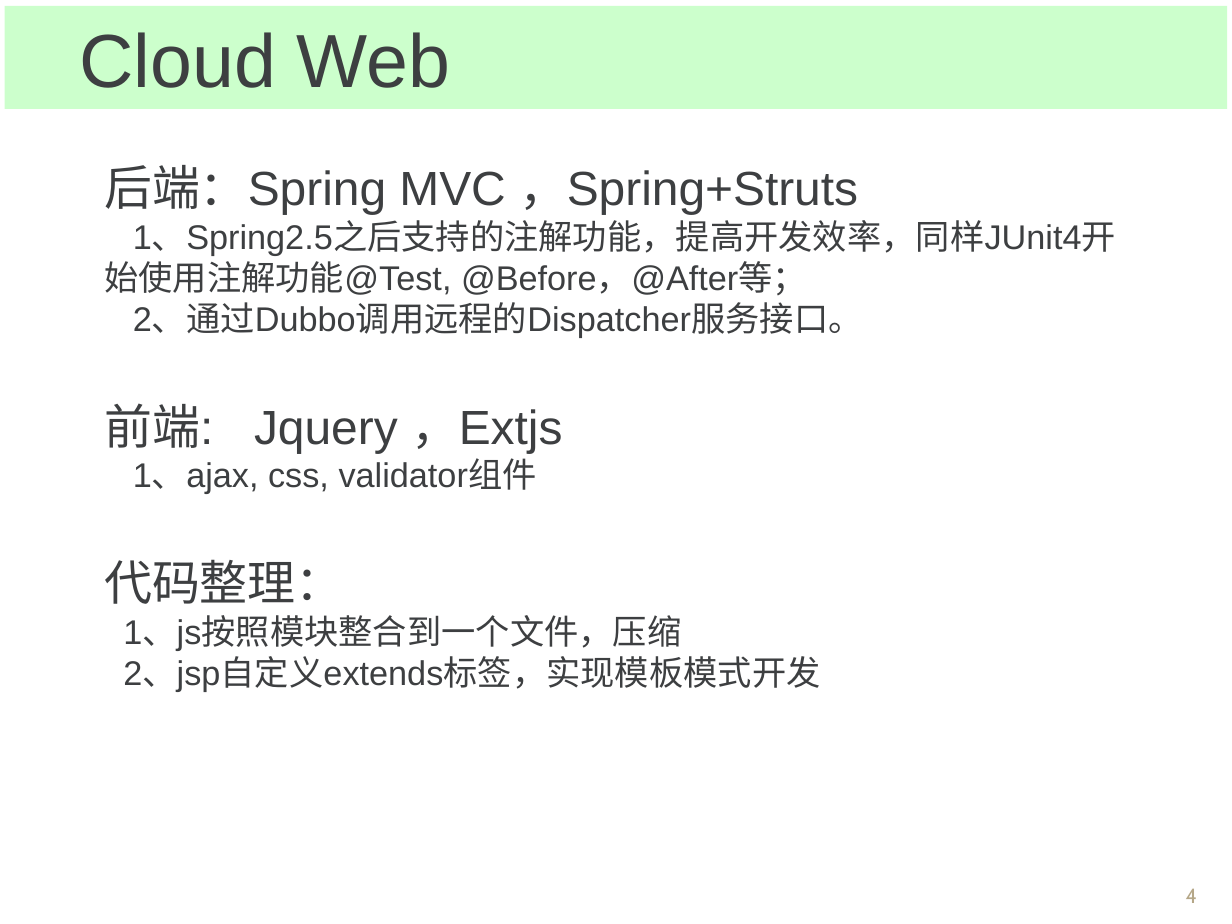
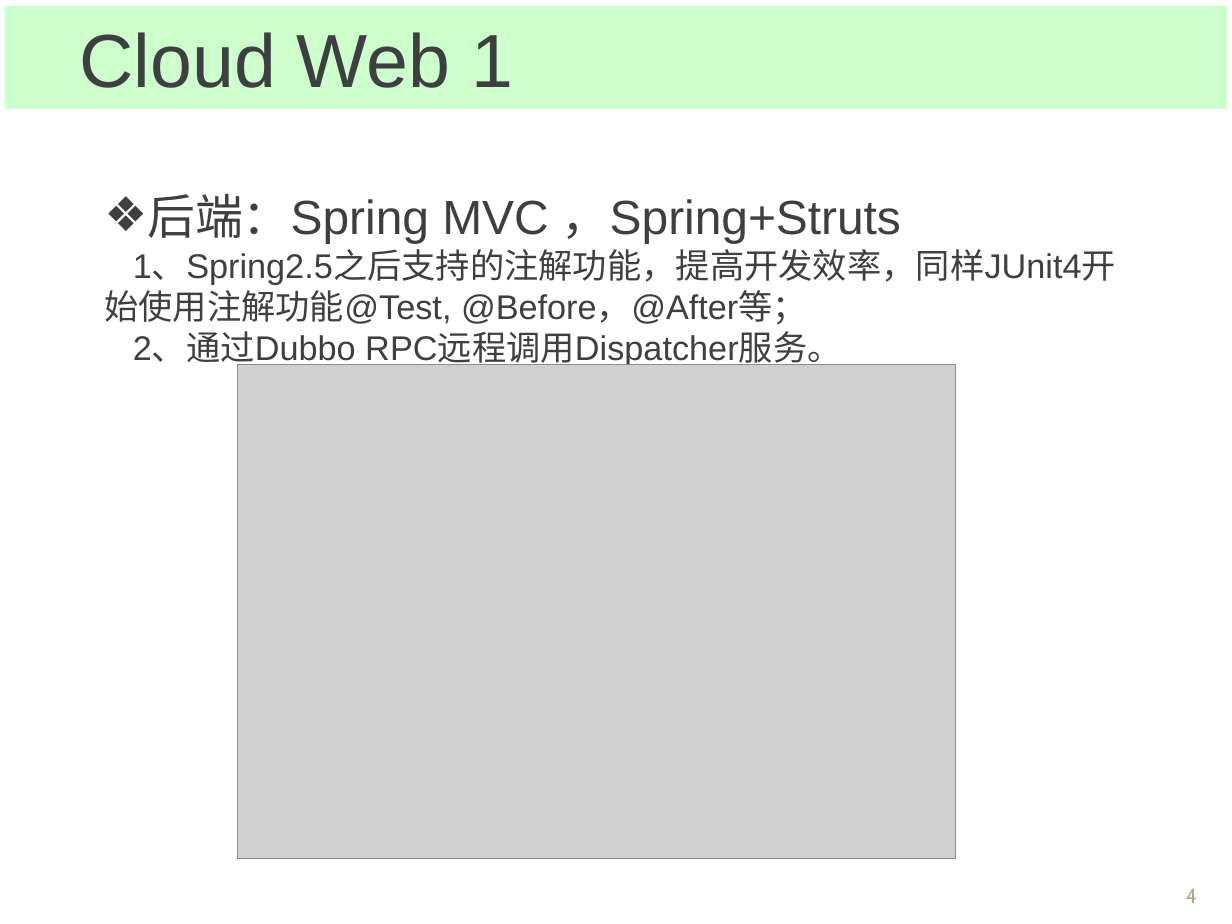
Before and after one commit to Spectrumleeee/Works, a slide deck: slide 4 of document/转正答辩_云平台部_黎光谱.ppt. Drawn at 1232x924 pixels with LibreOffice and Linux fonts; fonts in the diff are those of the drawing; grey boxes stand for pictures; background and template pictures are left out. Boxes give left, top, right and bottom in pixels: in the first picture for what was removed or moved away, otherwise in the second. Text is boxed around its words. In the diff, an @@ line names an element or a change of style, - is before the commit and + after.

```diff
--- a/document/转正答辩_云平台部_黎光谱.ppt
+++ b/document/转正答辩_云平台部_黎光谱.ppt
@@ text in rectangle at (x1=79, y1=32, x2=513, y2=88): text changed @@
-Cloud Web
+Cloud Web 1
@@ text at (x1=147, y1=194, x2=901, y2=244): bullet none to ❖; line spacing 1 to 1.5 @@
@@ text at (x1=133, y1=333, x2=841, y2=367): text changed @@
-2、通过Dubbo调用远程的Dispatcher服务接口。
-前端: Jquery ，Extjs
-1、ajax, css, validator组件
-代码整理：
-1、js按照模块整合到一个文件，压缩
-2、jsp自定义extends标签，实现模板模式开发
+2、通过Dubbo RPC远程调用Dispatcher服务。
@@ picture added at (x1=238, y1=365, x2=956, y2=859) @@
```
Also in this commit, not shown: 6 other slides changed, 2 slides added, 1 other file.
